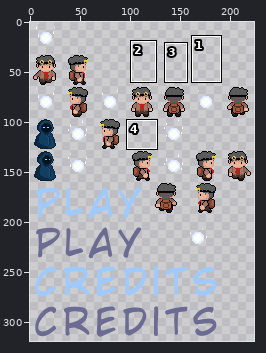
Sprite sheet, stored at assets/img/sprite_atlas.png. Above: a wide view before the commit, with the close-up outlined.
Close-up. The starting point:
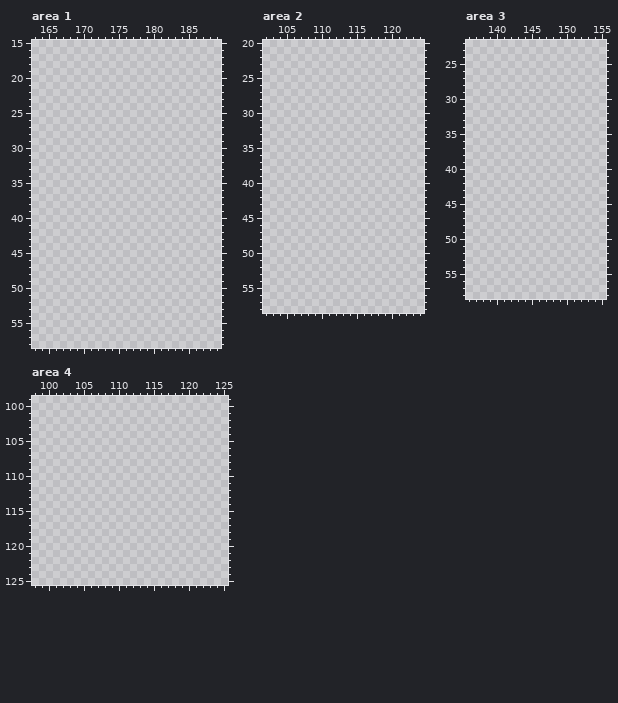
The file is 190x288 pixels. Pixels under 10% opacity are left out. Colours within 5 levels of each other are drawn and written as one. Shown: area 1: x 163..189, y 15..58; area 2: x 102..124, y 20..58; area 3: x 136..155, y 22..58; area 4: x 98..125, y 99..125. The old version is drawn lined up with the new one. The wide view leaves out empty margins. The commit also changed other parts of the picture, which this record leaves out.
Now the later version:
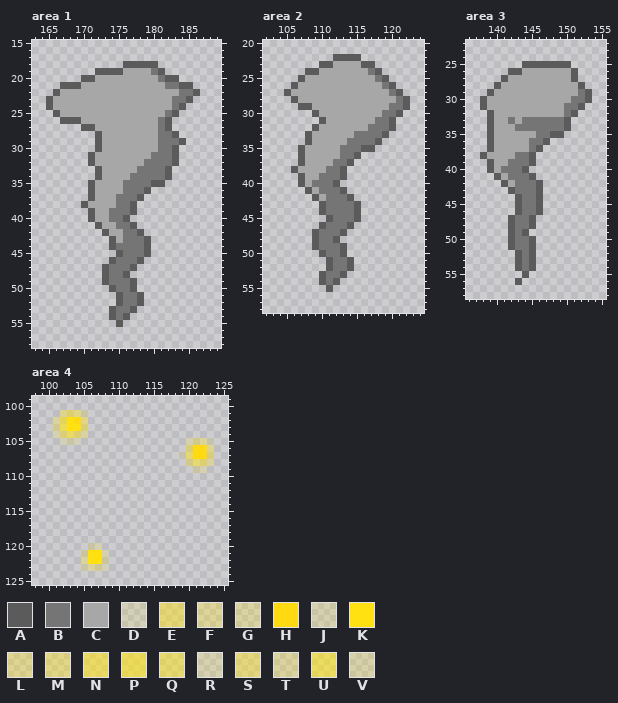
Palette (. is transparent): A #5c5b5b  B #757575  C #a7a7a7  D #ffe6101f  E #ffe31178  F #ffe4114b  G #ffe6113c  H #ffda12  J #ffe1122b  K #ffe112  L #ffe31253  M #ffe31265  N #ffe41290  P #ffe4129e  Q #ffe5127f  R #ffe7122a  S #ffe3136e  T #ffe41342  U #ffe41396  V #ffe21434
The exact change:
canvas 190x288 -> 224x320; drawings rearranged on the sheet (the old picture shows each at its new place)
Changed rows in their new state; - is an unchanged pixel.
Area 1:
first column x 165:
18 -----------AAAAA------
19 -------AAAACCCCBA-----
20 -----AACCCCCCCCCBAA---
21 --AAACCCCCCCCCCCCBBAA-
22 -ACCCCCCCCCCCCCCCCCBBA
23 ACCCCCCCCCCCCCCCCCBBA-
24 ACCCCCCCCCCCCCCCCCBA--
25 -ACCCCCCCCCCCCCCCBA---
26 --AAACCCCCCCCCCCBA----
27 -----AACCCCCCCCCBA----
28 -------ACCCCCCCCBBA---
29 -------ACCCCCCCCBBBA--
30 -------ACCCCCCCCBBA---
31 ------ACCCCCCCCBBBA---
32 ------ACCCCCCCBBBBA---
33 -------ACCCCCBBBBA----
34 -------ACCCCBBBBBA----
35 ------ACCCCBBBBAA-----
36 ------ACCCCBBBA-------
37 ------ACCCBBBA--------
38 -----ACCCCBBA---------
39 ------ACCBBBA---------
40 ------ACCBBA----------
41 -------ACCBBA---------
42 --------ACCBBA--------
43 ---------ACBBBA-------
44 ---------ABBBBA-------
45 ----------ABBBA-------
46 ---------ABBBA--------
47 --------ABBBA---------
48 --------ABBA----------
49 --------ABBBA---------
50 ---------ABBA---------
51 ----------ABBA--------
52 ----------ABBA--------
53 ---------ABBA---------
54 ---------ABA----------
55 ----------A-----------
Area 2:
first column x 105:
22 -------AAAA-------
23 -----AACCCCAA-----
24 ---AACCCCCCCBA----
25 --ACCCCCCCCCCBA---
26 -ACCCCCCCCCCCCBA--
27 ACCCCCCCCCCCCCCBA-
28 -ACCCCCCCCCCCCCCBA
29 --AACCCCCCCCCCCBBA
30 ----ACCCCCCCCCBBA-
31 -----ACCCCCCCBBA--
32 ----ACCCCCCCBBBA--
33 ---ACCCCCCBBBBA---
34 ---ACCCCCBBBBA----
35 --ACCCCCBBBAA-----
36 --ACCCCCBBA-------
37 --ACCCCBBA--------
38 -ACCCCBBA---------
39 --ACCBBBA---------
40 --ACBBBA----------
41 ---ACBBBA---------
42 ----ACBBBA--------
43 -----ABBBBA-------
44 -----ABBBBA-------
45 ------ABBBA-------
46 -----ABBBA--------
47 ----ABBBA---------
48 ----ABBA----------
49 ----ABBBA---------
50 -----ABBA---------
51 ------ABBA--------
52 ------ABBA--------
53 -----ABBA---------
54 -----ABA----------
55 ------A-----------
Area 3:
first column x 138:
25 ------AAAAAAA---
26 ----AACCCCCCCA--
27 ---ACCCCCCCCCA--
28 --ACCCCCCCCCCCA-
29 -ACCCCCCCCCCCCBA
30 ACCCCCCCCCCCCBBA
31 ACCCCCCCCCCCBBA-
32 -ACCCCCCCCCCBA--
33 -ACCBCBBBBBBA---
34 -ACCCBBBBBBBA---
35 -ACCCCCCBBAA----
36 -ACCCCCBBA------
37 -ACCCCCBA-------
38 ACCCCBBA--------
39 -ACCBBBA--------
40 -ACBBBA---------
41 --ACBBBA--------
42 ---ACBBBA-------
43 ----ABBBA-------
44 -----ABBA-------
45 -----ABBA-------
46 -----ABBA-------
47 ----ABBA--------
48 ----ABBA--------
49 ----ABA---------
50 ----ABBA--------
51 ----ABBA--------
52 -----ABA--------
53 -----ABA--------
54 -----ABA--------
55 ------A---------
56 -----A----------
Area 4:
first column x 101:
101 -LEMJ------------------
102 TUKHM------------------
103 FPKKS------------------
104 RSNEG------------------
105 -DJD---------------JLFD
106 -------------------MHHL
107 ------------------DEHHM
108 -------------------LQET
109 --------------------JJ-
first column x 105:
120 -JJ-
121 VKKJ
122 TKKV
123 RTTD
